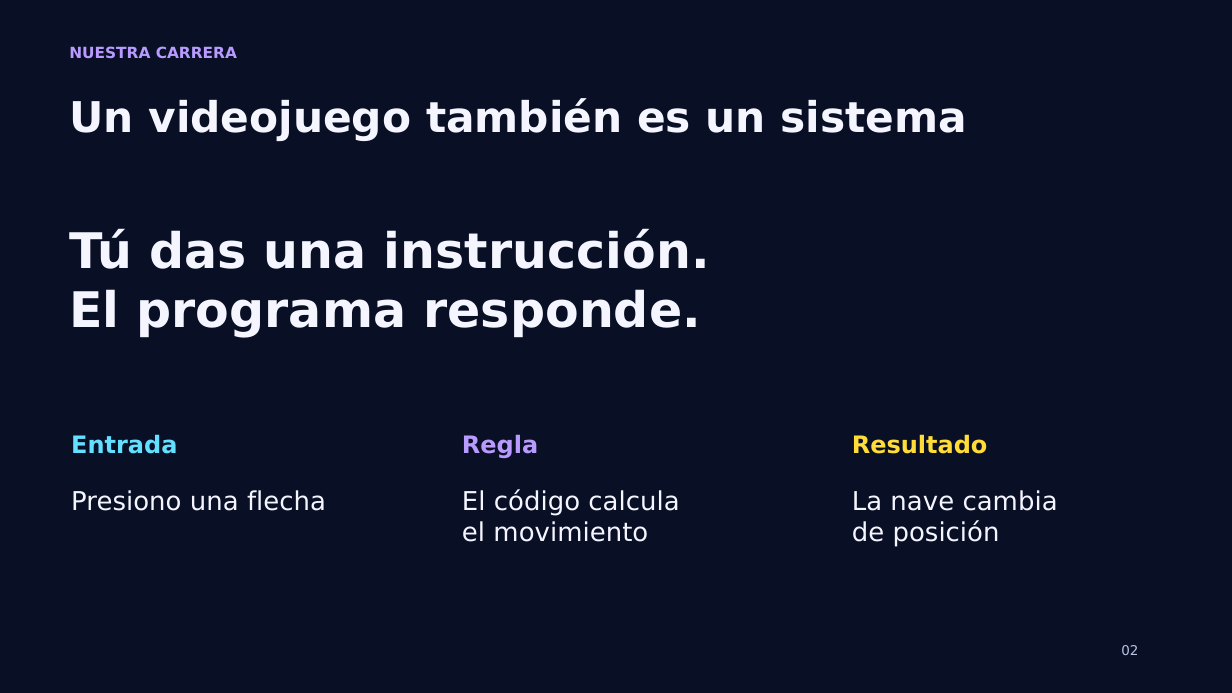
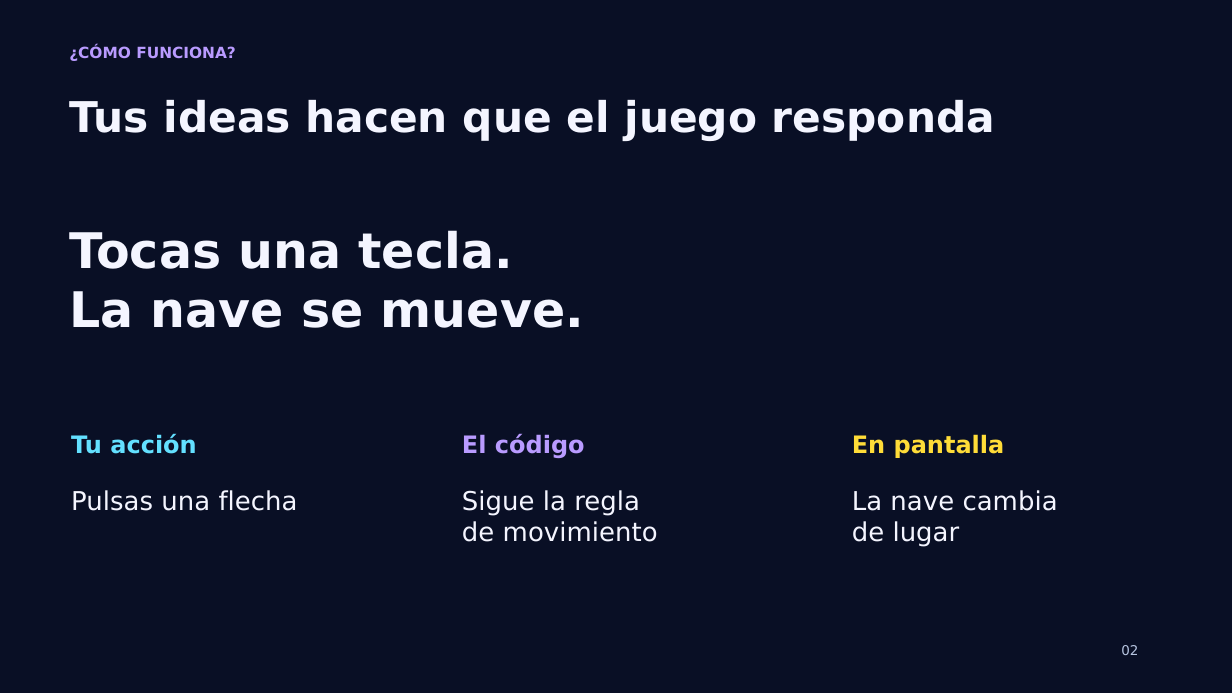
Before and after one commit to PaoloPelaezVillanueva/wie-chincha, a slide deck: slide 2 of Mision_WIE_Chincha_Taller.pptx. Drawn at 1232x693 pixels with LibreOffice and Linux fonts; fonts in the diff are those of the drawing. Boxes give left, top, right and bottom in pixels: in the first picture for what was removed or moved away, otherwise in the second. Text is boxed around its words. In the diff, an @@ line names an element or a change of style, - is before the commit and + after.

```diff
--- a/Mision_WIE_Chincha_Taller.pptx
+++ b/Mision_WIE_Chincha_Taller.pptx
@@ text at (x1=69, y1=45, x2=236, y2=61): text changed @@
-NUESTRA CARRERA
+¿CÓMO FUNCIONA?
@@ text at (x1=69, y1=100, x2=995, y2=141): text changed @@
-Un videojuego también es un sistema
+Tus ideas hacen que el juego responda
@@ text at (x1=69, y1=230, x2=584, y2=328): text changed @@
-Tú das una instrucción.
-El programa responde.
+Tocas una tecla.
+La nave se mueve.
@@ text at (x1=71, y1=433, x2=196, y2=454): text changed @@
-Entrada
+Tu acción
@@ text at (x1=462, y1=433, x2=585, y2=458): text changed @@
-Regla
+El código
@@ text at (x1=852, y1=434, x2=1005, y2=458): text changed @@
-Resultado
+En pantalla
@@ text at (x1=71, y1=490, x2=298, y2=511): text changed @@
-Presiono una flecha
+Pulsas una flecha
@@ text at (x1=462, y1=490, x2=658, y2=542): text changed @@
-El código calcula
-el movimiento
+Sigue la regla
+de movimiento
@@ text at (x1=852, y1=521, x2=960, y2=546): text changed @@
-de posición
+de lugar
```
Also in this commit, not shown: 12 other slides changed.
